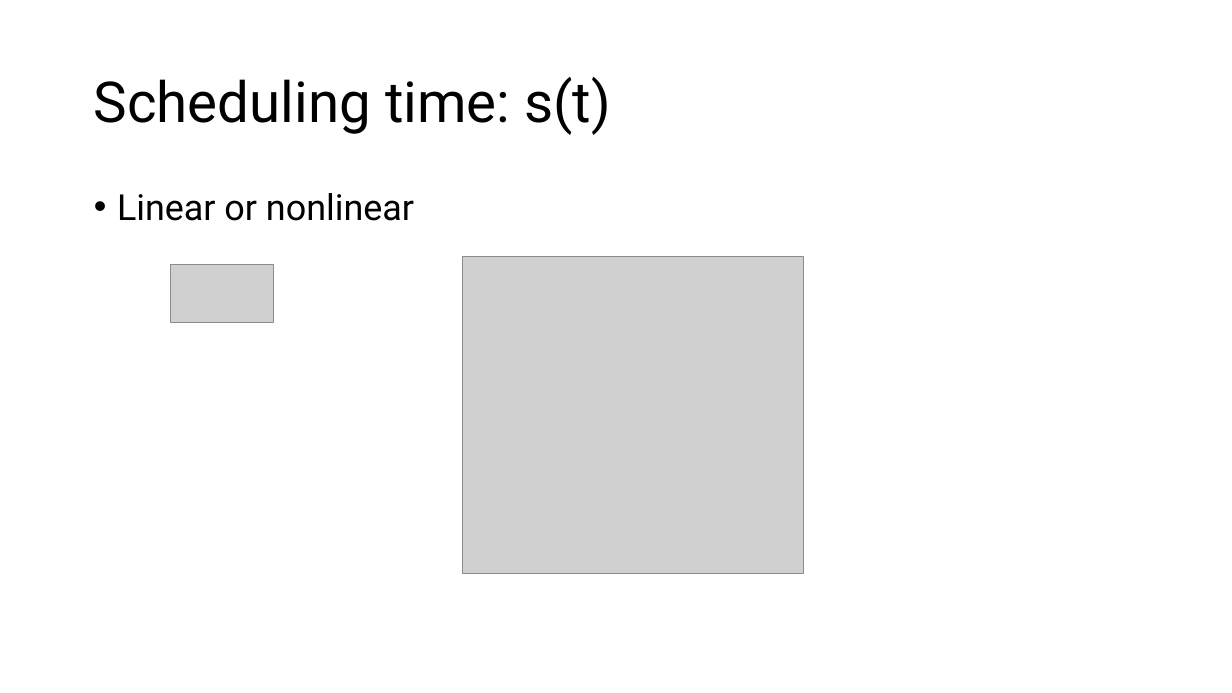
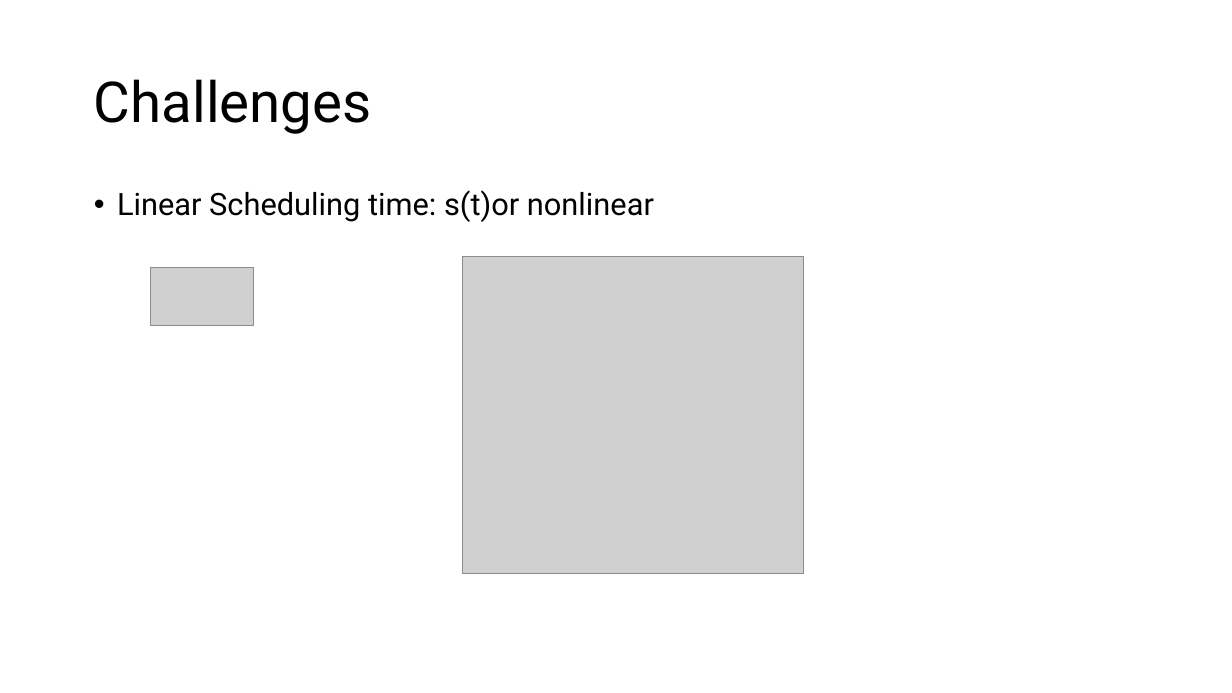
Before and after one commit to ahmad-shafiei/Quantum_Algorithm_Fundation, a slide deck: slide 12 of Presentation/Main_structure_backup.pptx (slide 13 before the commit). Drawn at 1232x693 pixels with LibreOffice and Linux fonts; fonts in the diff are those of the drawing; grey boxes stand for pictures. Boxes give left, top, right and bottom in pixels: in the first picture for what was removed or moved away, otherwise in the second. Text is boxed around its words. In the diff, an @@ line names an element or a change of style, - is before the commit and + after.

```diff
--- a/Presentation/Main_structure_backup.pptx
+++ b/Presentation/Main_structure_backup.pptx
@@ title at box(94, 79, 372, 134): text changed @@
-Scheduling time: s(t)
+Challenges
@@ text at box(117, 190, 654, 222): text changed; size 28 to 24 pt @@
-• Linear or nonlinear
+• Linear Scheduling time: s(t)or nonlinear
@@ picture: place and size @@
-picture at box(171, 264, 274, 322)
+picture at box(151, 267, 253, 324)
```
Also in this commit, not shown: 9 other slides changed, 3 slides added, 1 slide removed, 21 other files.
